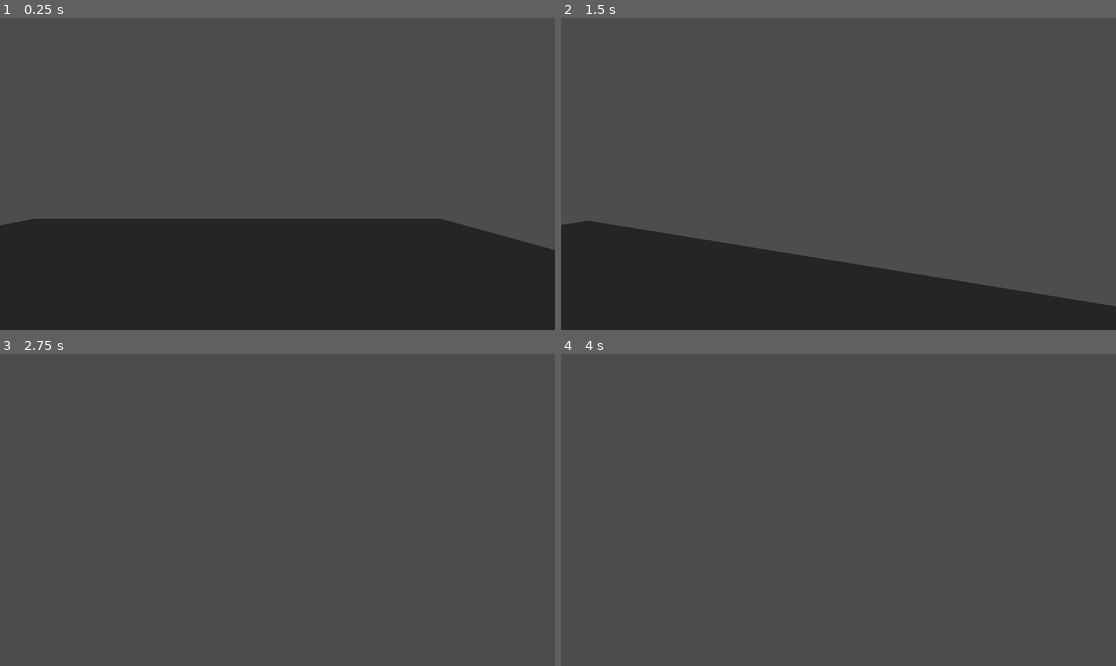
Above: before the commit, frames 1-4 (two rows, left to right).
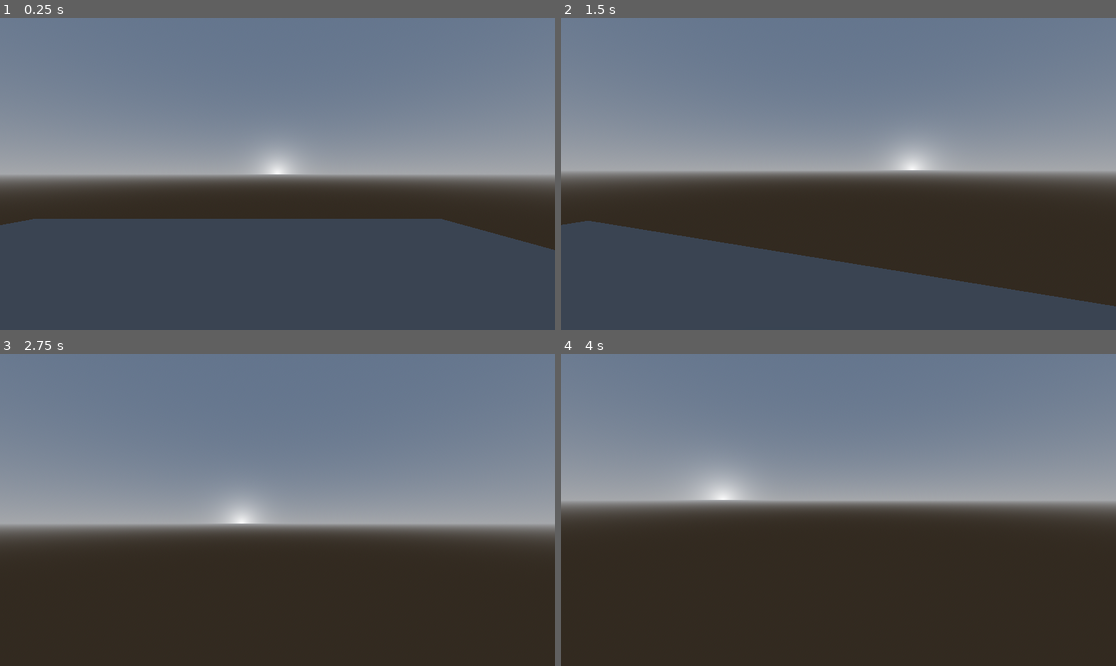
Above: after the commit, the same moments.

Repository: GuaraProductions/FirstPerson_Test
Game: Godot game, scene res://Scenes/Scene.tscn
Same seed, same stepped clock (60 frames per second), same inputs: the game is played once before the commit and once after it.
Inputs (mouse positions are in pixels of both pictures, inside the frame that each line leads up to):
- Up to frame 1 (0.25 s): no input
- Up to frame 2 (1.5 s): tap Enter (ui_accept) at 0.5, 0.77 s; move the mouse to (866, 174) at 0.52 s; hold F (toggle_flashlight) 0.53-1.28 s; hold Up (ui_up) from 0.53 s (still down); move the mouse to (810, 174) at 1.27 s; tap F (toggle_flashlight) at 1.35 s
- Up to frame 3 (2.75 s): keep holding Up (ui_up); tap Enter (ui_accept) at 1.52 s; move the mouse to (288, 503) at 2.02 s; hold F (toggle_flashlight) from 2.03 s (still down)
- Up to frame 4 (4 s): keep holding Up (ui_up); tap Enter (ui_accept) at 2.75, 3.02, 3.5, 3.77 s; move the mouse to (832, 516) at 2.77 s; release F (toggle_flashlight) at 2.78 s; tap F (toggle_flashlight) at 2.85 s; move the mouse to (877, 513) at 3.52 s; hold F (toggle_flashlight) from 3.53 s (still down)

The runs differ from the first frame. In frame 1, 97% of the frame differs, in the area x 0-100%, y 0-100%; in frame 2, 97%; in frame 3, 97%; in frame 4, 97%.

Commit message:
updated to 4.2

Diff:
--- a/Scenes/Scene.tscn
+++ b/Scenes/Scene.tscn
@@ -1,9 +1,16 @@
-[gd_scene load_steps=5 format=3 uid="uid://b8fodmq3kvjsy"]
+[gd_scene load_steps=7 format=3 uid="uid://b8fodmq3kvjsy"]
 
 [ext_resource type="PackedScene" uid="uid://by76uj4wiwtu" path="res://Player/Player.tscn" id="1"]
 [ext_resource type="Script" path="res://Scenes/Scene.gd" id="2"]
 
+[sub_resource type="ProceduralSkyMaterial" id="ProceduralSkyMaterial_h2qe5"]
+
+[sub_resource type="Sky" id="Sky_o3ech"]
+sky_material = SubResource("ProceduralSkyMaterial_h2qe5")
+
 [sub_resource type="Environment" id="Environment_ihfrn"]
+background_mode = 2
+sky = SubResource("Sky_o3ech")
 
 [sub_resource type="BoxMesh" id="1"]
 
--- a/project.godot
+++ b/project.godot
@@ -12,7 +12,7 @@
 
 config/name="FirstPerson_Test"
 run/main_scene="res://Scenes/Scene.tscn"
-config/features=PackedStringArray("4.1")
+config/features=PackedStringArray("4.2")
 config/icon="res://icon.png"
 
 [input]
